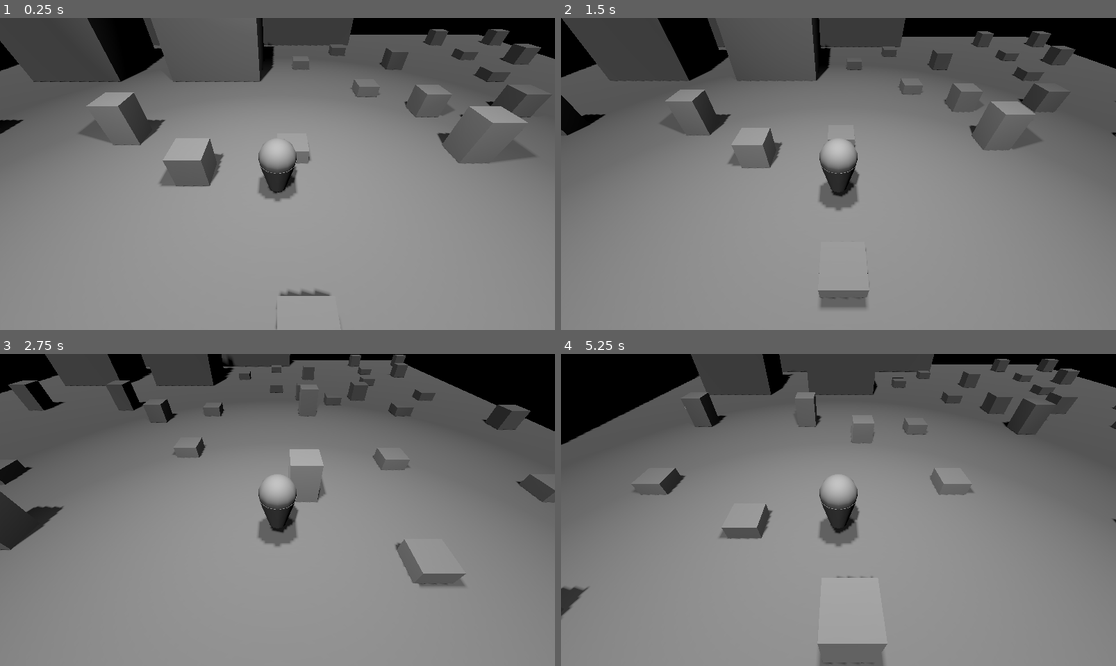
Above: before the commit, frames 1-4 (two rows, left to right).
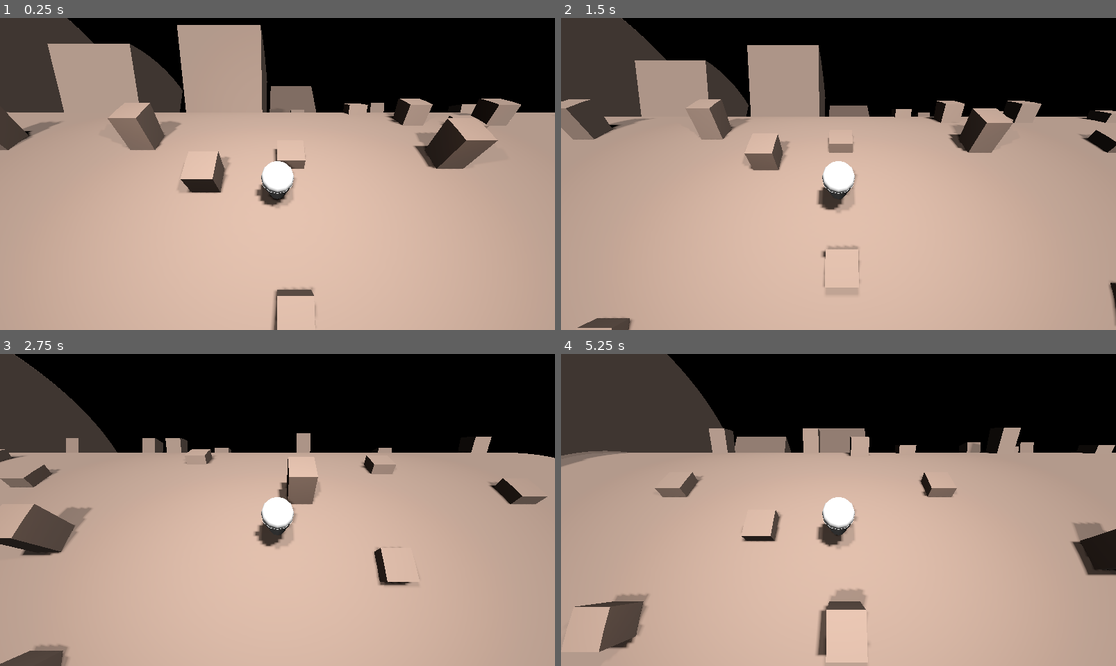
Above: after the commit, the same moments.

Repository: lynnpepin/rollinglogshader
Game: Godot game, scene res://world.tscn
Same seed, same stepped clock (60 frames per second), same inputs: the game is played once before the commit and once after it.
Inputs:
- Up to frame 1 (0.25 s): no input
- Up to frame 2 (1.5 s): tap Enter at 0.5 s; hold Right (ui_right) 0.53-1.28 s; hold A (A) 0.53-1.28 s; tap D (D) at 0.8, 1.35 s; tap Space (space) at 1.25 s; hold Down (ui_down) from 1.28 s (still down)
- Up to frame 3 (2.75 s): tap S (S) at 1.55 s; release Down (ui_down) at 2.03 s; hold Right (ui_right) from 2.03 s (still down); hold S (S) from 2.03 s (still down); tap W (W) at 2.3 s
- Up to frame 4 (5.25 s): release Right (ui_right) at 2.78 s; release S (S) at 2.78 s; hold Up (ui_up) 2.78-3.53 s; tap W (W) at 2.85 s; tap A (A) at 3.05 s; hold A (A) 3.53-4.28 s; hold Left (ui_left) 3.53-5.03 s; tap D (D) at 3.8, 4.35 s; tap S (S) at 4.55 s; hold Down (ui_down) from 5.03 s (still down); hold S (S) from 5.03 s (still down)

The runs differ from the first frame. In frame 1, 94% of the frame differs, in the area x 0-100%, y 0-100%; in frame 2, 93%; in frame 3, 94%; in frame 4, 97%.
Error after the commit: Parse Error: Expected indented block after function declaration. (res://Ground.gd:6)

Commit message:
wip: Progress using shaderincludes

Diff:
--- a/Ground.gd
+++ b/Ground.gd
@@ -1,7 +1,9 @@
 extends MeshInstance3D
 
 var material = self.get_surface_override_material(0)
+@onready var  player = $"../Player"
 
 func _physics_process(delta):
-	#material.set_shader_parameter("player_pos", $"../Player".position)
-	pass
+	#await player.NOTIFICATION_ENTER_WORLD
+	#print("Ready!")
+	#material.set_shader_parameter("player_pos", player.position)
--- a/Player.gd
+++ b/Player.gd
@@ -22,3 +22,5 @@
 	if Input.is_action_pressed("shift"):
 		set_velocity(Vector3(0,-speed,0))
 		move_and_slide()
+
+	$"../Ground".get_active_material(0).set_shader_parameter("player_pos", self.position)
--- /dev/null
+++ b/ground.gdshader
@@ -0,0 +1,5 @@
+shader_type spatial;
+
+#include "rolling_log.gdshaderinc"
+
+#include "gold.gdshaderinc"
--- a/rolling_log.gdshader
+++ b/rolling_log.gdshader
@@ -1,82 +1,3 @@
-/* TODO: Recalculate normals, cleanup
- */
+shader_type spatial;
 
-shader_type spatial;
-// player_pos updated in Ground.gd, used to calculate distance from player
-uniform float PI = 3.14159265358979323846264;
-uniform vec3 player_pos = vec3(0.0, 0.0, 0.0);
-// Set "active" to  false  to turn off the displacement shader.
-uniform bool active = true;
-// Set "remap_normals" to true if you want lighting to take place after displacement
-uniform bool remap_normals = true;
-// Use RADIUS to determine how warped the world should be.
-uniform float RADIUS = 10.0;
-uniform bool hang = false;
-
-void fragment() {
-	// Add color
-	ALBEDO = vec3(0.1, 0.3, 0.05);
-}
-
-void vertex() {
-	// Vertex displacement math, as a function of dist_z, dist_y
-	float dist_z = VERTEX.z - player_pos.z;
-	float dist_y = VERTEX.y;
-	// Dz and theta is calculated from RADIUS for use in the transform.
-	float Dz = PI*RADIUS/2.0;
-	float theta = dist_z / RADIUS;
-
-	// Calculate which "side" we're on
-	// 1 and -1 represent "hanging towel"
-	// 0 represents the "rolling log" part
-	int side;
-	if (active) {
-		if (dist_z > Dz) {
-			side = 1;
-		} else if (dist_z < -Dz) {
-			side = -1;
-		} else {
-			side = 0;
-		}
-
-		// set side = 0 if you want a log without "hanging sides"
-		if (!hang) { side = 0; }
-		if (side == 1) {
-			// positive vertical side
-			VERTEX.y = -(dist_z - Dz) - RADIUS;
-			VERTEX.z = dist_y + RADIUS;
-		}
-		if (side == -1) {
-			// negative vertical side
-			VERTEX.y = (dist_z + Dz) - RADIUS;
-			VERTEX.z = - (dist_y + RADIUS);
-		}
-		if (side == 0) {
-			// rolling log
-			VERTEX.y = (dist_y + RADIUS)*cos(theta) - RADIUS;
-			VERTEX.z = (dist_y + RADIUS)*sin(theta) ;
-		}
-		// reposition world vertices
-		VERTEX.z += player_pos.z;
-	}
-	// todo - recalculate normals
-	if (remap_normals) {
-		if (side == 1) {
-			//vec3 normal = normalize(vec3(NORMAL.x, -NORMAL.z, NORMAL.y));
-			vec3 normal = normalize(vec3(0.0, 1.0, 0.0));
-			NORMAL = normal;
-		} else if (side == -1) {
-			//vec3 normal = normalize(vec3(NORMAL.x, NORMAL.z, -NORMAL.y));
-			vec3 normal = normalize(vec3(0.0, 1.0, 0.0));
-			NORMAL = normal;
-		} else if (side == 0) {
-			// todo - check this math!
-			vec3 normal = normalize(vec3(
-				NORMAL.x,
-				NORMAL.y * cos(theta) - NORMAL.z * sin(theta),
-				NORMAL.z * cos(theta) + NORMAL.z * sin(theta)
-			));
-			NORMAL = normal;
-		}
-	}
-}
+#include "rolling_log.gdshaderinc"
--- /dev/null
+++ b/simple_gold.tres
@@ -0,0 +1,73 @@
+[gd_resource type="ShaderMaterial" load_steps=4 format=3 uid="uid://dpf3ohlbmiyrj"]
+
+[ext_resource type="Shader" path="res://ground.gdshader" id="1_hif2a"]
+
+[sub_resource type="ShaderMaterial" id="ShaderMaterial_sojpo"]
+render_priority = 0
+shader = ExtResource("1_hif2a")
+shader_parameter/player_pos = Vector3(0, 0, 0)
+shader_parameter/active = true
+shader_parameter/remap_normals = true
+shader_parameter/RADIUS = 6.0
+shader_parameter/hang = false
+shader_parameter/albedo = null
+shader_parameter/point_size = null
+shader_parameter/roughness = null
+shader_parameter/metallic_texture_channel = null
+shader_parameter/specular = null
+shader_parameter/metallic = null
+shader_parameter/uv1_scale = null
+shader_parameter/uv1_offset = null
+shader_parameter/uv2_scale = null
+shader_parameter/uv2_offset = null
+
+[sub_resource type="Shader" id="Shader_a2i85"]
+code = "// NOTE: Shader automatically converted from Godot Engine 4.0.2.stable's StandardMaterial3D.
+
+shader_type spatial;
+render_mode blend_mix,depth_draw_opaque,cull_back,diffuse_burley,specular_schlick_ggx;
+uniform vec4 albedo : source_color;
+uniform sampler2D texture_albedo : source_color,filter_linear_mipmap,repeat_enable;
+uniform float point_size : hint_range(0,128);
+uniform float roughness : hint_range(0,1);
+uniform sampler2D texture_metallic : hint_default_white,filter_linear_mipmap,repeat_enable;
+uniform vec4 metallic_texture_channel;
+uniform sampler2D texture_roughness : hint_roughness_r,filter_linear_mipmap,repeat_enable;
+uniform float specular;
+uniform float metallic;
+uniform vec3 uv1_scale;
+uniform vec3 uv1_offset;
+uniform vec3 uv2_scale;
+uniform vec3 uv2_offset;
+
+void vertex() {
+	UV=UV*uv1_scale.xy+uv1_offset.xy;
+}
+
+void fragment() {
+	vec2 base_uv = UV;
+	vec4 albedo_tex = texture(texture_albedo,base_uv);
+	ALBEDO = albedo.rgb * albedo_tex.rgb;
+	float metallic_tex = dot(texture(texture_metallic,base_uv),metallic_texture_channel);
+	METALLIC = metallic_tex * metallic;
+	vec4 roughness_texture_channel = vec4(1.0,0.0,0.0,0.0);
+	float roughness_tex = dot(texture(texture_roughness,base_uv),roughness_texture_channel);
+	ROUGHNESS = roughness_tex * roughness;
+	SPECULAR = specular;
+}
+"
+
+[resource]
+render_priority = 0
+next_pass = SubResource("ShaderMaterial_sojpo")
+shader = SubResource("Shader_a2i85")
+shader_parameter/albedo = Color(0.717647, 0.635294, 0.431373, 1)
+shader_parameter/point_size = 1.0
+shader_parameter/roughness = 0.587
+shader_parameter/metallic_texture_channel = Plane(1, 0, 0, 0)
+shader_parameter/specular = 0.5
+shader_parameter/metallic = 1.0
+shader_parameter/uv1_scale = Vector3(1, 1, 1)
+shader_parameter/uv1_offset = Vector3(0, 0, 0)
+shader_parameter/uv2_scale = Vector3(1, 1, 1)
+shader_parameter/uv2_offset = Vector3(0, 0, 0)
--- a/world.tscn
+++ b/world.tscn
@@ -1,9 +1,10 @@
-[gd_scene load_steps=7 format=3 uid="uid://do53y2fjot4a"]
+[gd_scene load_steps=9 format=3 uid="uid://covqqwxoe2wdx"]
 
 [ext_resource type="Script" path="res://Player.gd" id="1"]
 [ext_resource type="Script" path="res://Camera.gd" id="2"]
 [ext_resource type="ArrayMesh" uid="uid://c45awlvh220wx" path="res://world_mesh.obj" id="3"]
 [ext_resource type="Script" path="res://Ground.gd" id="5"]
+[ext_resource type="Shader" path="res://ground.gdshader" id="5_8vv78"]
 
 [sub_resource type="CylinderMesh" id="1"]
 bottom_radius = 0.25
@@ -15,6 +16,25 @@
 radial_segments = 12
 rings = 12
 
+[sub_resource type="ShaderMaterial" id="ShaderMaterial_00xug"]
+render_priority = 0
+shader = ExtResource("5_8vv78")
+shader_parameter/player_pos = Vector3(0, 0, 0)
+shader_parameter/active = true
+shader_parameter/remap_normals = true
+shader_parameter/RADIUS = 10.0
+shader_parameter/hang = false
+shader_parameter/albedo = Color(0.372549, 0.321569, 0.294118, 1)
+shader_parameter/point_size = null
+shader_parameter/roughness = 0.0
+shader_parameter/metallic_texture_channel = null
+shader_parameter/specular = null
+shader_parameter/metallic = null
+shader_parameter/uv1_scale = null
+shader_parameter/uv1_offset = null
+shader_parameter/uv2_scale = null
+shader_parameter/uv2_offset = null
+
 [node name="Node3D" type="Node3D"]
 
 [node name="DirectionalLight3D" type="DirectionalLight3D" parent="."]
@@ -24,10 +44,8 @@
 shadow_enabled = true
 
 [node name="DirectionalLight2" type="DirectionalLight3D" parent="."]
-transform = Transform3D(1, 0, 0, 0, -4.37114e-08, 1, 0, -1, -4.37114e-08, 0, 5, 0)
-visible = false
-light_energy = 0.5
-light_indirect_energy = 0.0
+transform = Transform3D(0.975806, -9.55694e-09, 0.218637, -0.218637, -4.26539e-08, 0.975806, 0, -1, -4.37114e-08, 0, 5, 0)
+light_energy = 2.0
 shadow_enabled = true
 
 [node name="Player" type="CharacterBody3D" parent="."]
@@ -35,7 +53,7 @@
 script = ExtResource("1")
 
 [node name="Camera3D" type="Camera3D" parent="Player"]
-transform = Transform3D(1, 0, 0, 0, 0.707107, 0.707107, 0, -0.707107, 0.707107, 0, 4, 4)
+transform = Transform3D(1, 0, 0, 0, 0.5, 0.866026, 0, -0.866026, 0.5, 0, 6, 3)
 script = ExtResource("2")
 
 [node name="Cylinder" type="MeshInstance3D" parent="Player"]
@@ -63,4 +81,6 @@
 [node name="Ground" type="MeshInstance3D" parent="."]
 cast_shadow = 2
 mesh = ExtResource("3")
+surface_material_override/0 = SubResource("ShaderMaterial_00xug")
 script = ExtResource("5")
+surface_material_override/0 = SubResource("ShaderMaterial_00xug")
Not shown, added: gold.gdshaderinc
Not shown, added: rolling_log.gdshaderinc
Not shown, added: rolling_log.gdshader.bak
